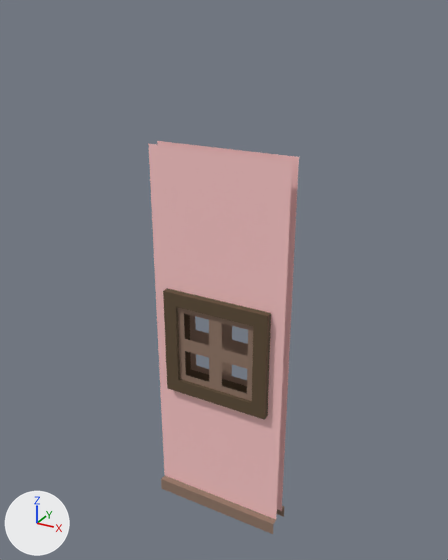
What one commit did to the FBX model Content/Game_Art/FBX/Archi/SM_Fenetre_Double_1x1.fbx.
Both versions are drawn from a 50 mm lens placed at (2.36, -3.33, 3.6), pointed at (0.49, 0.07, 1.9). The lights are fixed; the arrows at lower left show +X, +Y and +Z.

The scene before the commit, as lines of its bpy script (objects in view):
```python
me_mesh = bpy.data.meshes.new('Mesh')
me_mesh.from_pydata(...)  # 126 vertices, 104 faces; spans x 0.0..1.0, y -0.1..0.1, z 0.0..2.8
# faces by material slot: [16, 40, 48]
me_mesh.materials.append(mat_mur)  # its picture is missing
me_mesh.materials.append(mat_bois_1)  # its picture is missing
me_mesh.materials.append(mat_bois_2)  # its picture is missing
ob_sm_fenetre_double_1x1 = bpy.data.objects.new('SM_Fenetre_Double_1x1', me_mesh)
ob_sm_fenetre_double_1x1.location = (0.0, 0.0, 0.0)
```
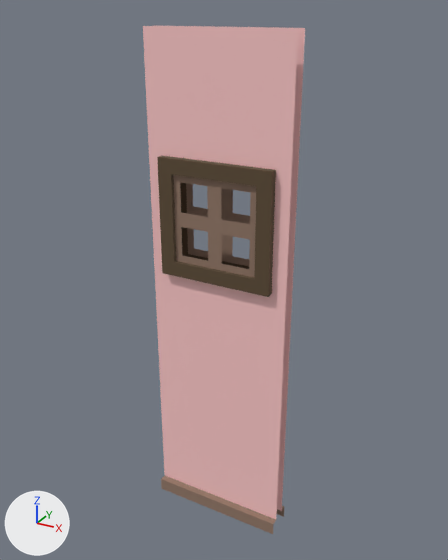
Location of each change, (x1, y1, x2, y2) in pixels of the pictures (448 x 560 px; the box of a moved part takes in the faces that stretch with it):
'SM_Fenetre_Double_1x1', reshaped (7% wider, 29% taller): before (148, 141, 299, 534); after (143, 26, 305, 534)
part 1 of me_mesh, moved or reshaped: before (148, 141, 299, 396); after (143, 26, 305, 344)
part 2 of me_mesh, moved or reshaped: before (160, 288, 287, 519); after (157, 156, 287, 519)

The change in detail:
me_mesh has 126 vertices, 104 faces and spans x 0.0..1.0, y -0.1..0.1, z 0.0..2.8.
me_mesh is used by ob_sm_fenetre_double_1x1; location (0.0, 0.0, 0.0).
me_mesh part 1: all 6 vertices in x 0.0..1.0, y -0.05..0.05, z 2.8 are moved by (0.0, 0.0, 0.7).
me_mesh part 2: all 98 vertices in x 0.1..0.9, y -0.1..0.1, z 1.0..1.8 are moved by (0.0, 0.0, 0.93).
